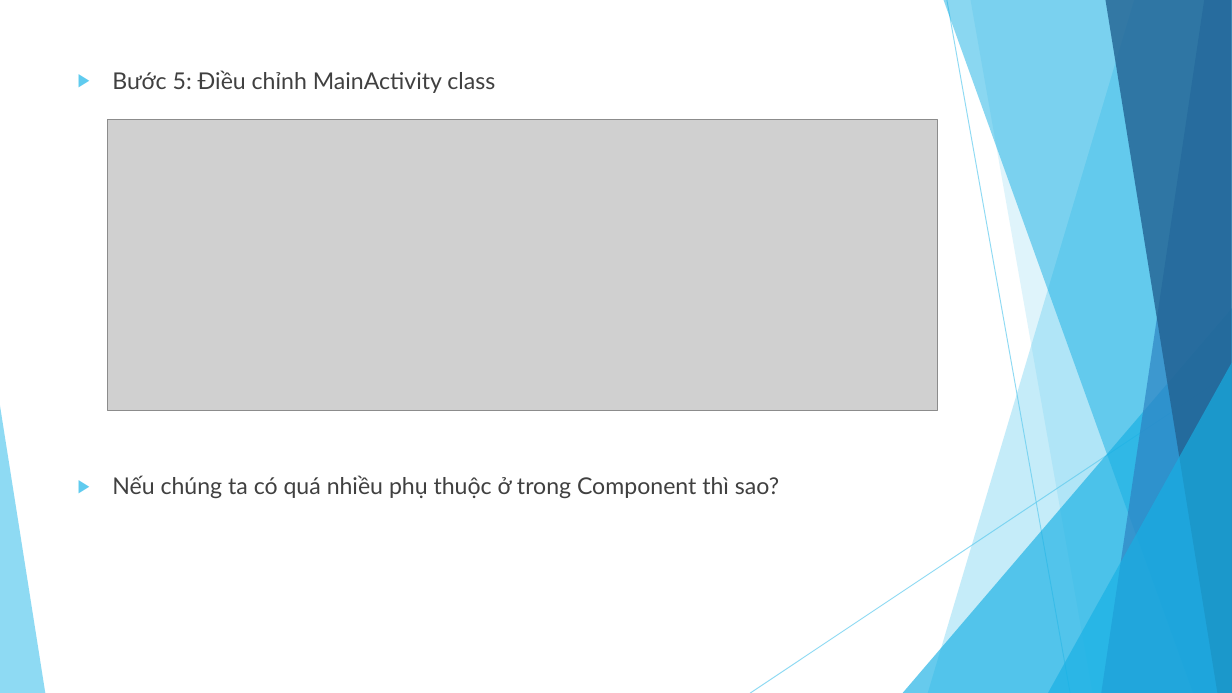
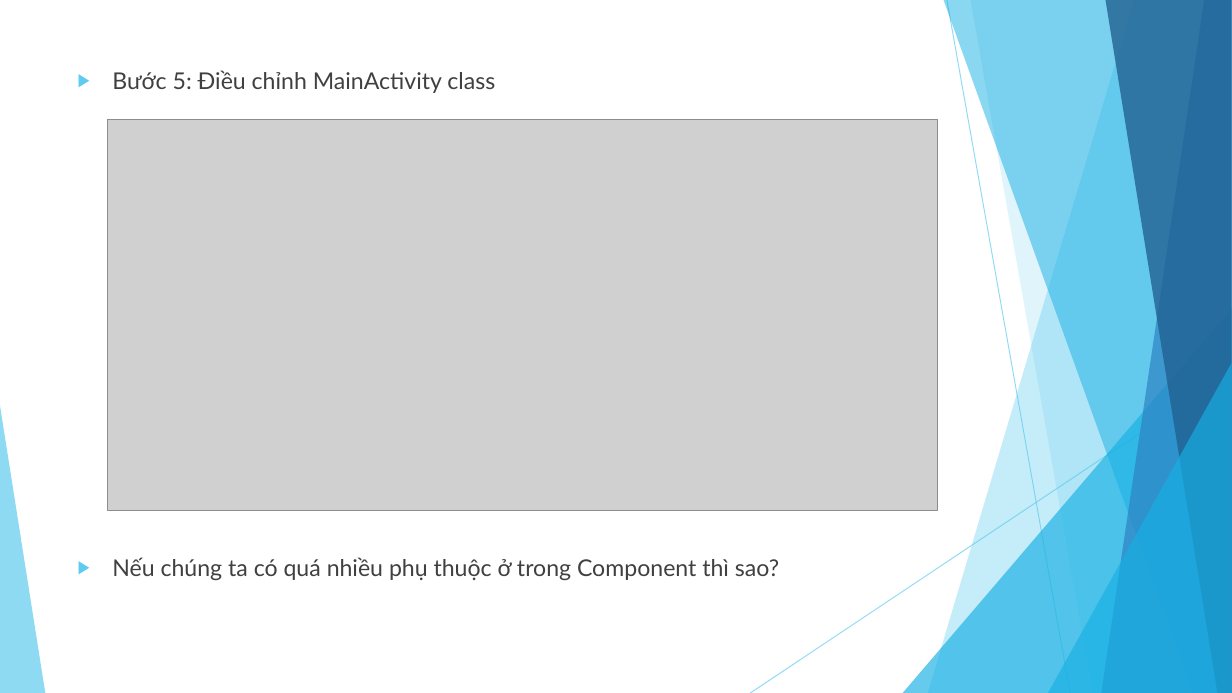
Before and after one commit to NguyenThanhCong1510331/Dagger2, a slide deck: slide 34 of Dagger2-Report.pptx. Drawn at 1232x693 pixels with LibreOffice and Linux fonts; fonts in the diff are those of the drawing; grey boxes stand for pictures. Boxes give left, top, right and bottom in pixels: in the first picture for what was removed or moved away, otherwise in the second. Text is boxed around its words. In the diff, an @@ line names an element or a change of style, - is before the commit and + after.

```diff
--- a/Dagger2-Report.pptx
+++ b/Dagger2-Report.pptx
@@ text "Bước 5: Điều chỉnh MainActivity ..." rewrapped from bbox=[112, 70, 779, 498] to bbox=[112, 70, 779, 580] @@
@@ picture: place and size @@
-picture at bbox=[107, 120, 937, 411]
+picture at bbox=[107, 120, 937, 511]
```
Also in this commit, not shown: 22 other slides changed, 6 slides added, 5 slides removed.
